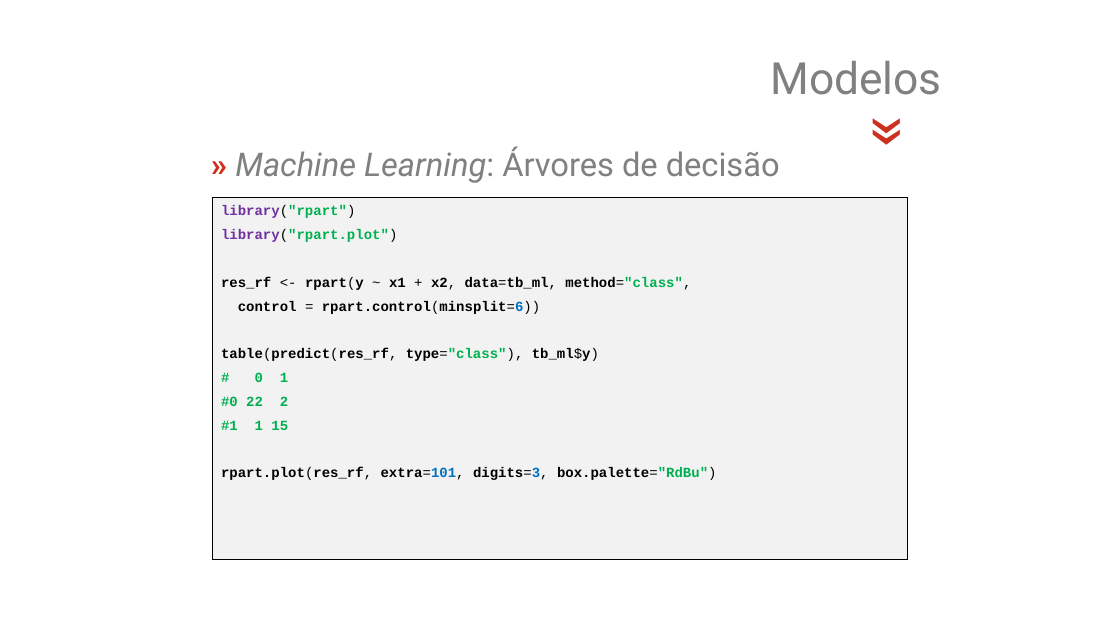
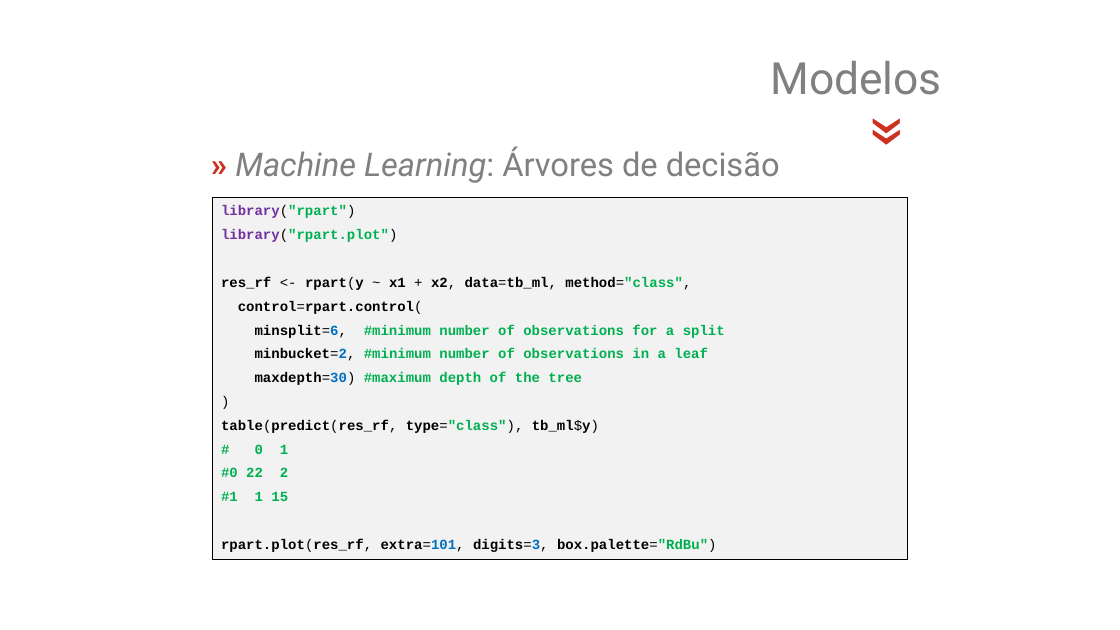
Before and after one commit to jsollari/DSR-II2026, a slide deck: slide 27 of docs/DSR-II2026_JL_slides.pptx. Drawn at 1120x630 pixels with LibreOffice and Linux fonts; fonts in the diff are those of the drawing; background and template pictures are left out. Boxes give left, top, right and bottom in pixels: in the first picture for what was removed or moved away, otherwise in the second. Text is boxed around its words. In the diff, an @@ line names an element or a change of style, - is before the commit and + after.

```diff
--- a/docs/DSR-II2026_JL_slides.pptx
+++ b/docs/DSR-II2026_JL_slides.pptx
@@ text in rectangle at (x1=238, y1=301, x2=725, y2=385): text changed; text colour #000000 to #00B050 @@
-control = rpart.control(minsplit=6))
+control=rpart.control(
+minsplit=6, #minimum number of observations for a split
+minbucket=2, #minimum number of observations in a leaf
+maxdepth=30) #maximum depth of the tree
+)
```
Also in this commit, not shown: 15 other slides changed, 33 other files.
